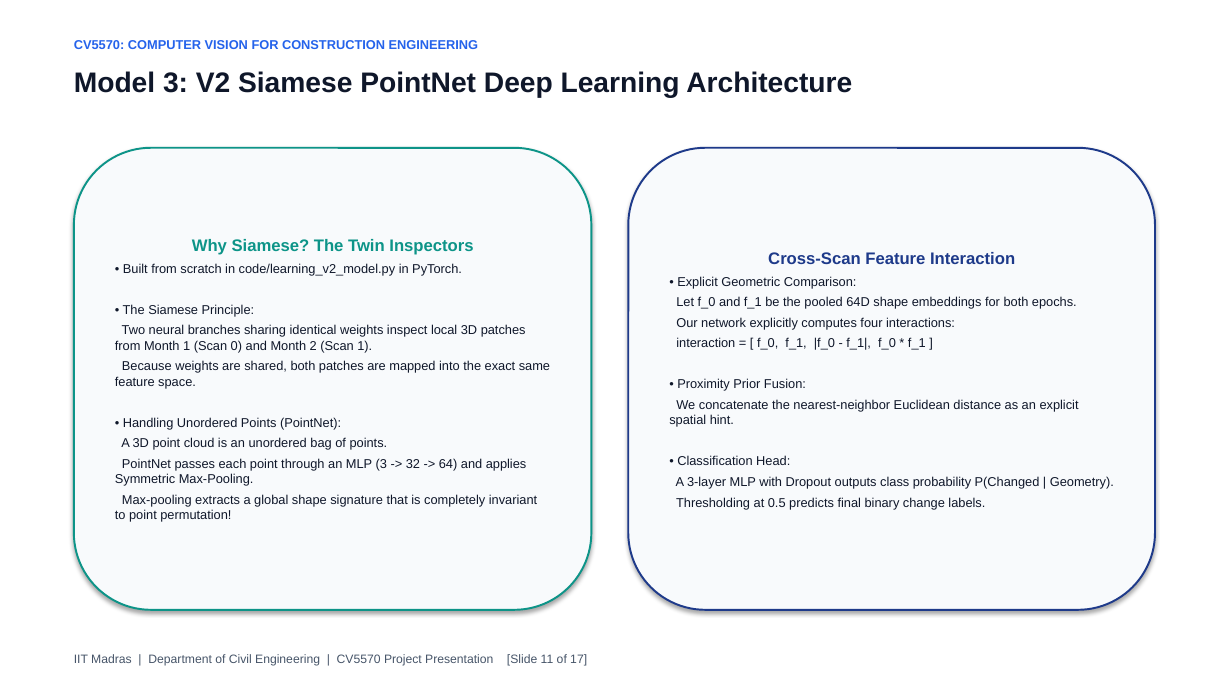
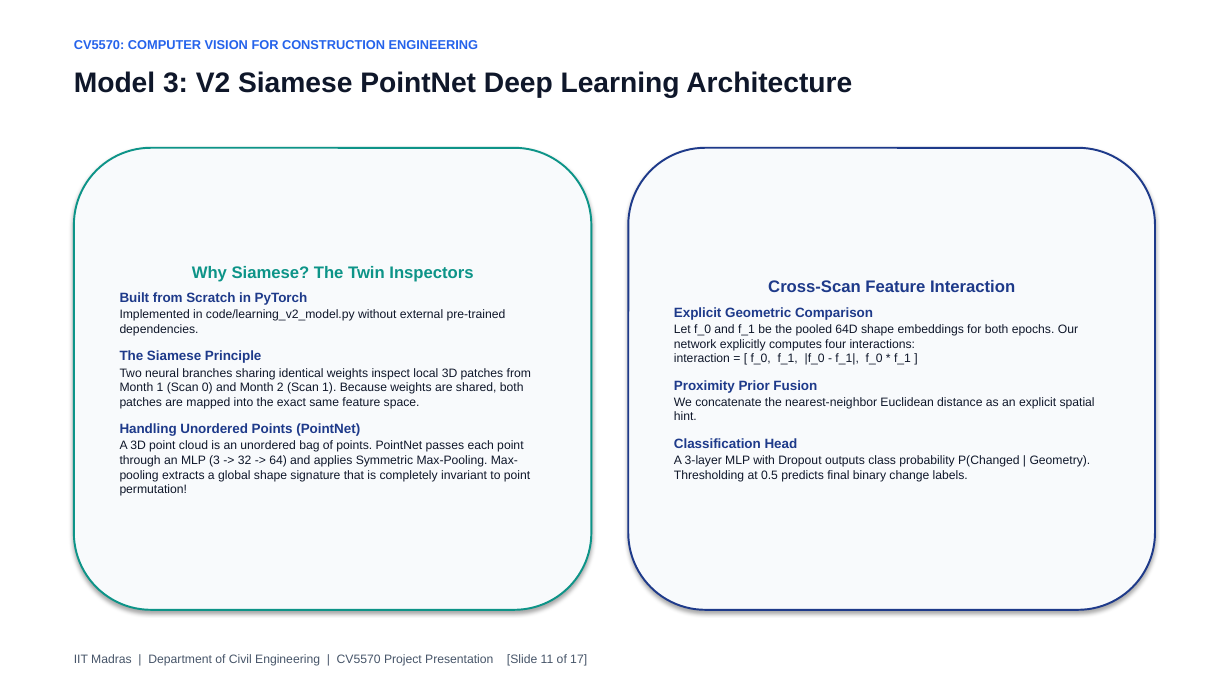
Before and after one commit to Gopal1909/Visioners_2.0, a slide deck: slide 11 of CV5570_Comprehensive_Final_Presentation.pptx. Drawn at 1232x693 pixels with LibreOffice and Linux fonts; fonts in the diff are those of the drawing. Boxes give left, top, right and bottom in pixels: in the first picture for what was removed or moved away, otherwise in the second. Text is boxed around its words. In the diff, an @@ line names an element or a change of style, - is before the commit and + after.

Commit message:
Enhance Colab demo with individual scan views and combined overlay; polish presentation with strictly flush-left human typography

```diff
--- a/CV5570_Comprehensive_Final_Presentation.pptx
+++ b/CV5570_Comprehensive_Final_Presentation.pptx
@@ text in rounded rectangle at (120,292,531,496): text changed; size 10 to 9.5 pt @@
-• Built from scratch in code/learning_v2_model.py in PyTorch.
-• The Siamese Principle:
-Two neural branches sharing identical weights inspect local 3D patches from Month 1 (Scan 0) and Month 2 (Scan 1).
-Because weights are shared, both patches are mapped into the exact same feature space.
-• Handling Unordered Points (PointNet):
-A 3D point cloud is an unordered bag of points.
-PointNet passes each point through an MLP (3 -> 32 -> 64) and applies Symmetric Max-Pooling.
-Max-pooling extracts a global shape signature that is completely invariant to point permutation!
+Built from Scratch in PyTorch
+Implemented in code/learning_v2_model.py without external pre-trained dependencies.
+The Siamese Principle
+Two neural branches sharing identical weights inspect local 3D patches from Month 1 (Scan 0) and Month 2 (Scan 1). Because weights are shared, both patches are mapped into the exact same feature space.
+Handling Unordered Points (PointNet)
+A 3D point cloud is an unordered bag of points. PointNet passes each point through an MLP (3 -> 32 -> 64) and applies Symmetric Max-Pooling. Max-pooling extracts a global shape signature that is completely invariant to point permutation!
@@ text in rounded rectangle at (674,307,1078,393): text changed; size 10 to 9.5 pt @@
-• Explicit Geometric Comparison:
-Let f_0 and f_1 be the pooled 64D shape embeddings for both epochs.
-Our network explicitly computes four interactions:
-interaction = [ f_0, f_1, |f_0 - f_1|, f_0 * f_1 ]
-• Proximity Prior Fusion:
+Explicit Geometric Comparison
+Let f_0 and f_1 be the pooled 64D shape embeddings for both epochs. Our network explicitly computes four interactions:
+interaction = [ f_0, f_1, |f_0 - f_1|, f_0 * f_1 ]
+Proximity Prior Fusion
@@ text in rounded rectangle at (674,397,1095,420): size 10 to 9.5 pt in "We concatenate the nearest-neighbor Euclidean distance as ..."; less space between paragraphs @@
@@ text in rounded rectangle at (674,438,1091,482): text changed; size 10 to 9.5 pt @@
-• Classification Head:
-A 3-layer MLP with Dropout outputs class probability P(Changed | Geometry).
-Thresholding at 0.5 predicts final binary change labels.
+Classification Head
+A 3-layer MLP with Dropout outputs class probability P(Changed | Geometry). Thresholding at 0.5 predicts final binary change labels.
```
Also in this commit, not shown: 16 other slides changed, 7 other files.
